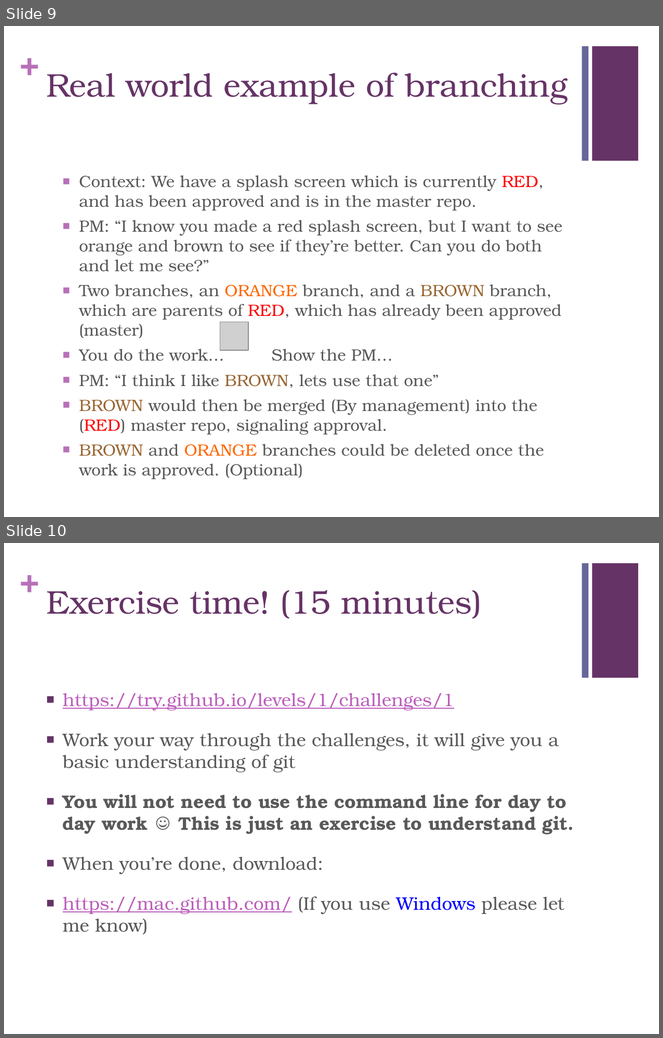
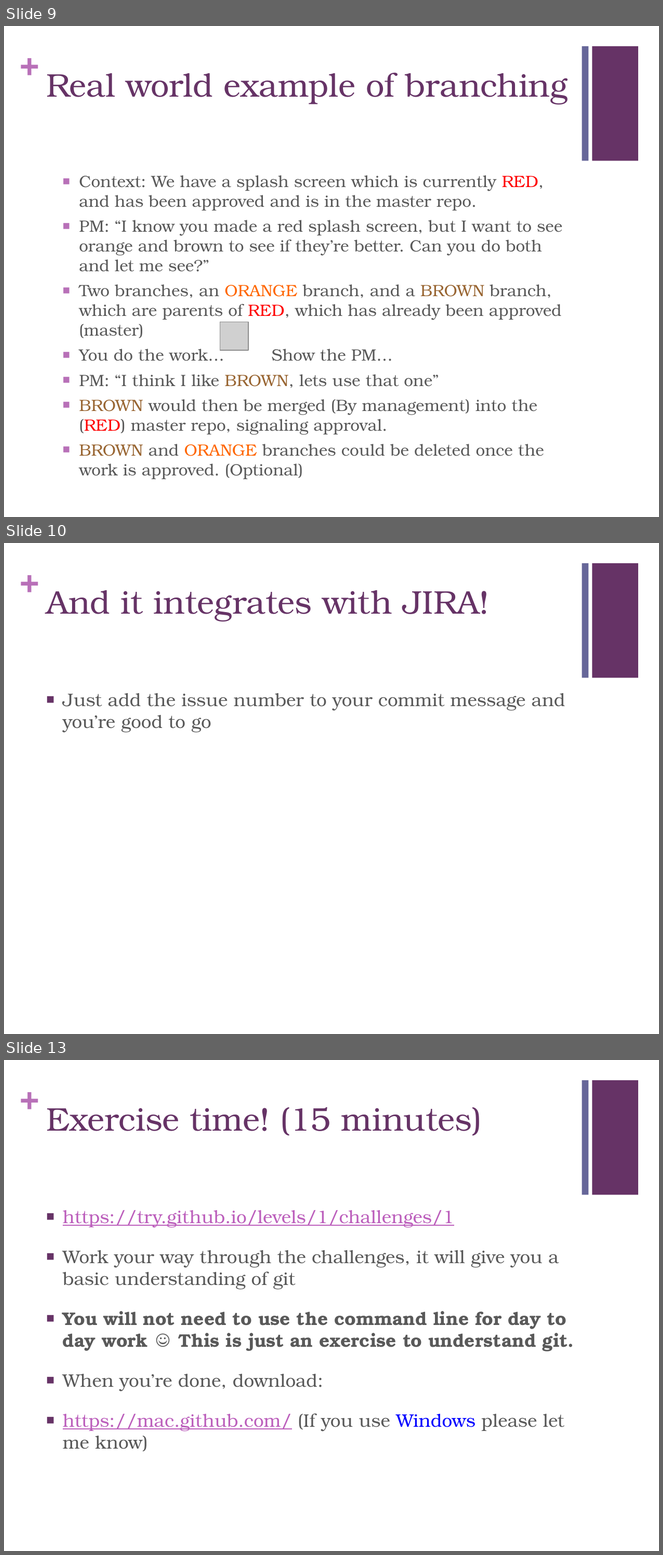
Before and after one commit to RyanCopley/git-for-designers, a slide deck: Presentation.pptx. Shown one above the other, each under a label of ours: slides 9 and 10 before the commit, slides 9, 10 and 13 after it; the slides between them are not shown. The pictures are 663x1038 and 663x1555 pixels, drawn with LibreOffice and Linux fonts; fonts in the diff are those of the drawing; grey boxes stand for pictures. Boxes give left, top, right and bottom in pixels: in the first picture for what was removed or moved away, otherwise in the second. Text is boxed around its words. In the diff, an @@ line names an element or a change of style, - is before the commit and + after.

```diff
--- a/Presentation.pptx
+++ b/Presentation.pptx
@@ slide 10 added at [4,543,659,1034], background #FFFFFF; not listed: 3 template elements that a slide beside it also shows @@
@@ title added at [46,590,489,622], 36 pt, text #663366 @@
+And it integrates with JIRA!
@@ text added at [63,693,566,733], 20 pt, text #595959 @@
+■ Just add the issue number to your commit message and you’re good to go
@@ what was slide 10 is now slide 13 @@
```
Also in this commit, not shown: 5 other slides added.
